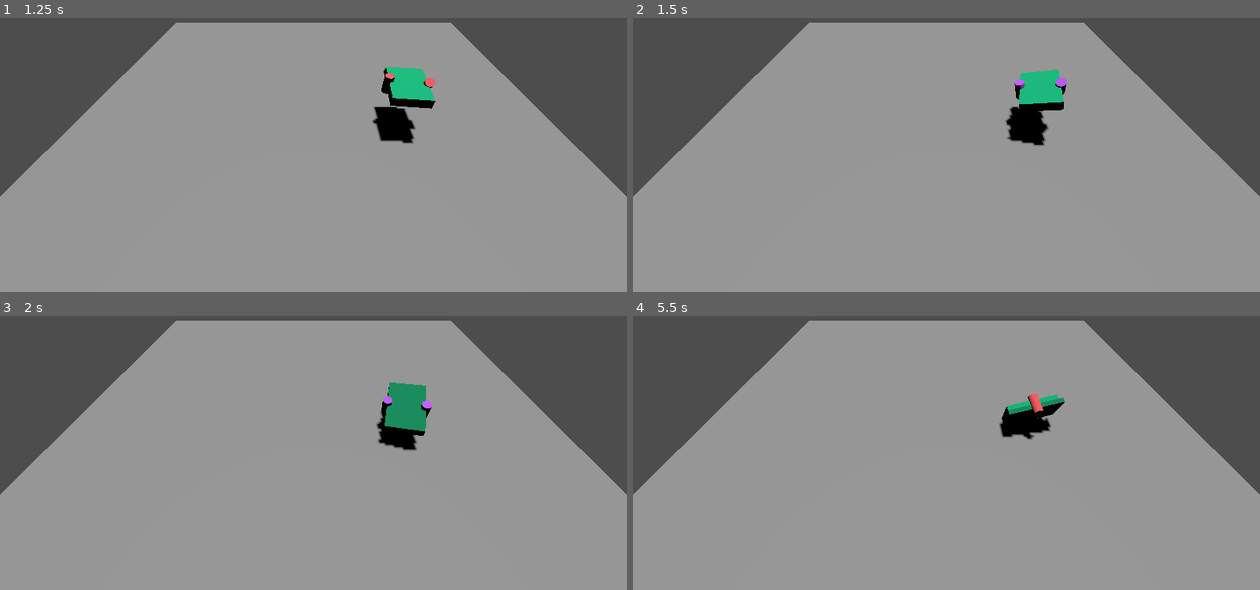
Above: before the commit, frames 1-4 (two rows, left to right).
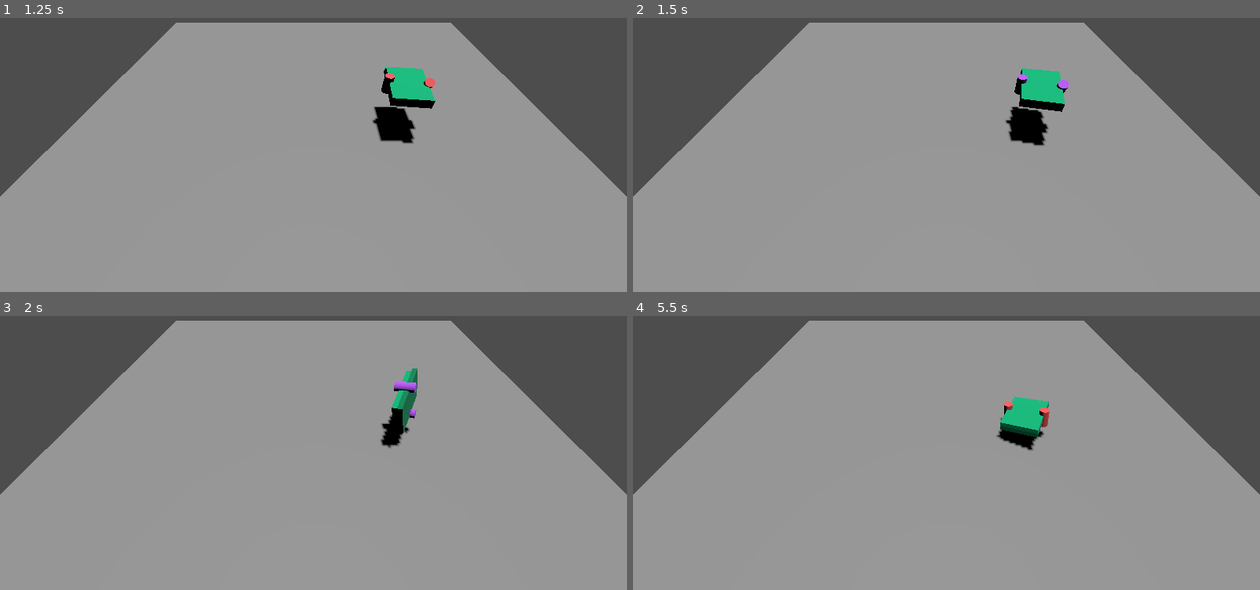
Above: after the commit, the same moments.

Repository: niqzart/godot-tiltrotor
Game: Godot game, scene res://scenes/main/main.tscn
Two runs of this game, one before a commit and one after it. Both use one fixed random seed, a clock stepped at 60 frames per second and the inputs below.
Inputs:
- Up to frame 1 (1.25 s): tap Enter at 0.5 s; hold Keypad 4 (right_rotor_collective_backwards) from 0.53 s (still down); tap Space (enable_pid) at 0.6 s
- Up to frame 2 (1.5 s): release Keypad 4 (right_rotor_collective_backwards) at 1.28 s; hold S (left_rotor_collective_down) from 1.28 s (still down); tap Space (enable_pid) at 1.35 s
- Up to frame 3 (2 s): keep holding S (left_rotor_collective_down)
- Up to frame 4 (5.5 s): release S (left_rotor_collective_down) at 2.03 s; hold Keypad 4 (right_rotor_collective_backwards) 2.03-2.78 s; tap Space (enable_pid) every 0.75 s from 2.1 to 5.1 s; hold D (left_rotor_collective_forwards) 2.78-3.53 s; hold S (left_rotor_collective_down) from 3.53 s (still down)

Frame 1 is identical in both runs. In frame 2, 0.3% of the frame differs, in the area x 59-70%, y 18-45%; in frame 3, 1.5%, in the area x 59-69%, y 19-50%; in frame 4, 1.3%.

Commit message:
feat: smooth power adjustments calculated per-rotor

Diff:
--- a/scenes/rotor/rotor.gd
+++ b/scenes/rotor/rotor.gd
@@ -1,8 +1,4 @@
 extends CollisionShape3D
-
-const MAX_TILT_ANGLE: float = PI / 4
-const TILT_TIME: float = 1.0
-const TILT_SPEED: float = MAX_TILT_ANGLE / TILT_TIME
 
 enum RotorDirection {FORWARDS, CENTERED, BACKWARDS}
 
@@ -13,34 +9,73 @@
     self.desired_direction = direction
 
 
+const MAX_TILT_ANGLE: float = PI / 4
+const TILT_TIME: float = 1.0
+const TILT_SPEED: float = MAX_TILT_ANGLE / TILT_TIME
+
+const ROTOR_DIRECTION_TO_DESIRED_ANGLE: Dictionary[RotorDirection, float] = {
+    RotorDirection.FORWARDS: -MAX_TILT_ANGLE,
+    RotorDirection.CENTERED: 0,
+    RotorDirection.BACKWARDS: MAX_TILT_ANGLE,
+}
+
+
 func _move_towards_desired_direction(delta: float) -> void:
+    var desired_angle: float = self.ROTOR_DIRECTION_TO_DESIRED_ANGLE[self.desired_direction]
     var tilt_delta: float = self.TILT_SPEED * delta
+    if self.rotation.x < desired_angle:
+        self.rotation.x += tilt_delta
+        if self.rotation.x > desired_angle:
+            self.rotation.x = desired_angle
+    elif self.rotation.x > desired_angle:
+        self.rotation.x -= tilt_delta
+        if self.rotation.x < desired_angle:
+            self.rotation.x = desired_angle
 
-    match self.desired_direction:
-        RotorDirection.FORWARDS:
-            if self.rotation.x > -self.MAX_TILT_ANGLE:
-                self.rotation.x -= tilt_delta
-                if self.rotation.x < -self.MAX_TILT_ANGLE:
-                    self.rotation.x = -self.MAX_TILT_ANGLE
-        RotorDirection.BACKWARDS:
-            if self.rotation.x < self.MAX_TILT_ANGLE:
-                self.rotation.x += tilt_delta
-                if self.rotation.x > self.MAX_TILT_ANGLE:
-                    self.rotation.x = self.MAX_TILT_ANGLE
-        RotorDirection.CENTERED:
-            if self.rotation.x < 0:
-                self.rotation.x += tilt_delta
-                if self.rotation.x > 0:
-                    self.rotation.x = 0
-            elif self.rotation.x > 0:
-                self.rotation.x -= tilt_delta
-                if self.rotation.x < 0:
-                    self.rotation.x = 0
+
+var tilt: float:
+    get: return self.rotation.x / self.MAX_TILT_ANGLE
+
+
+enum PoverMode {HOVER, BOOSTED, REVERSE}
+
+var power_mode: PoverMode = PoverMode.HOVER
+
+
+func set_power_mode(mode: PoverMode) -> void:
+    self.power_mode = mode
+
+
+const HOVER_POWER: float = 5
+const MAX_POWER: float = HOVER_POWER * 2
+const POVER_MODE_TO_DESIRED_POWER: Dictionary[PoverMode, float] = {
+    PoverMode.HOVER: self.HOVER_POWER,
+    PoverMode.BOOSTED: self.MAX_POWER,
+    PoverMode.REVERSE: -self.MAX_POWER,
+}
+const POWER_UPDATE_SPEED: float = 40
+
+var current_combined_power: float = self.POVER_MODE_TO_DESIRED_POWER[PoverMode.HOVER]
+
+
+func _move_towards_desired_power(delta: float) -> void:
+    var desired_power: float = self.POVER_MODE_TO_DESIRED_POWER[self.power_mode]
+    var power_delta: float = self.POWER_UPDATE_SPEED * delta
+    if self.current_combined_power < desired_power:
+        self.current_combined_power += power_delta
+        if self.current_combined_power > desired_power:
+            self.current_combined_power = desired_power
+    elif self.current_combined_power > desired_power:
+        self.current_combined_power -= power_delta
+        if self.current_combined_power < desired_power:
+            self.current_combined_power = desired_power
 
 
 func _physics_process(delta: float) -> void:
     self._move_towards_desired_direction(delta)
+    self._move_towards_desired_power(delta)
 
 
-func get_tilt() -> float:
-    return self.rotation.x / self.MAX_TILT_ANGLE
+func get_current_vertical_power() -> float:
+    var max_vertical_output = (1 - abs(self.tilt) * 0.4) * MAX_POWER
+    return clamp(self.current_combined_power, -max_vertical_output, max_vertical_output)
--- a/scenes/tiltrotor/tiltrotor.gd
+++ b/scenes/tiltrotor/tiltrotor.gd
@@ -102,13 +102,6 @@
     self.apply_force(left_force, left_position)
 
 
-const DEFAULT_ROTOR_POWER: float = 5
-
-const MAX_ROTOR_TILT_ANGLE: float = PI / 4
-const ROTOR_TILT_SNAP_THRESHOLD: float = 0.05
-const ROTOR_TILT_SPEED: float = 0.8
-
-
 func _apply_forces_from_inputs_complex_v2() -> void:
     if Input.is_action_pressed("right_rotor_collective_forwards"):
         $RightRotor.set_desired_direction($RightRotor.RotorDirection.FORWARDS)
@@ -124,30 +117,25 @@
     else:
         $LeftRotor.set_desired_direction($LeftRotor.RotorDirection.CENTERED)
 
-    var right_rotor_tilt: float = $RightRotor.rotation.x / self.MAX_ROTOR_TILT_ANGLE
-    var left_rotor_tilt: float = $LeftRotor.rotation.x / self.MAX_ROTOR_TILT_ANGLE
-
-    var right_max_power_factor: float = 1.2 + (1 - abs(right_rotor_tilt)) * 0.8
-    var left_max_power_factor: float = 1.2 + (1 - abs(left_rotor_tilt)) * 0.8
-
-    var right_power: float = self.DEFAULT_ROTOR_POWER
-    var left_power: float = self.DEFAULT_ROTOR_POWER
-
     if Input.is_action_pressed("right_rotor_collective_up"):
-        right_power *= right_max_power_factor
+        $RightRotor.set_power_mode($RightRotor.PoverMode.BOOSTED)
     elif Input.is_action_pressed("right_rotor_collective_down"):
-        right_power *= -right_max_power_factor
+        $RightRotor.set_power_mode($RightRotor.PoverMode.REVERSE)
+    else:
+        $RightRotor.set_power_mode($RightRotor.PoverMode.HOVER)
 
     if Input.is_action_pressed("left_rotor_collective_up"):
-        left_power *= left_max_power_factor
+        $LeftRotor.set_power_mode($LeftRotor.PoverMode.BOOSTED)
     elif Input.is_action_pressed("left_rotor_collective_down"):
-        left_power *= -left_max_power_factor
+        $LeftRotor.set_power_mode($LeftRotor.PoverMode.REVERSE)
+    else:
+        $LeftRotor.set_power_mode($LeftRotor.PoverMode.HOVER)
 
     var right_force_direction: Vector3 = (
-        self.transform.basis.y + self.transform.basis.z * right_rotor_tilt
+        self.transform.basis.y + self.transform.basis.z * $RightRotor.tilt
     )
     var left_force_direction: Vector3 = (
-        self.transform.basis.y + self.transform.basis.z * left_rotor_tilt
+        self.transform.basis.y + self.transform.basis.z * $LeftRotor.tilt
     )
 
     var right_position: Vector3 = self.transform.basis.x * 2
@@ -162,6 +150,9 @@
         left_position += self.transform.basis.z
     elif Input.is_action_pressed("left_rotor_cyclic_backwards"):
         left_position -= self.transform.basis.z
+
+    var right_power: float = $RightRotor.get_current_vertical_power()
+    var left_power: float = $LeftRotor.get_current_vertical_power()
 
     self.apply_force(right_force_direction * right_power, right_position)
     self.apply_force(left_force_direction * left_power, left_position)
